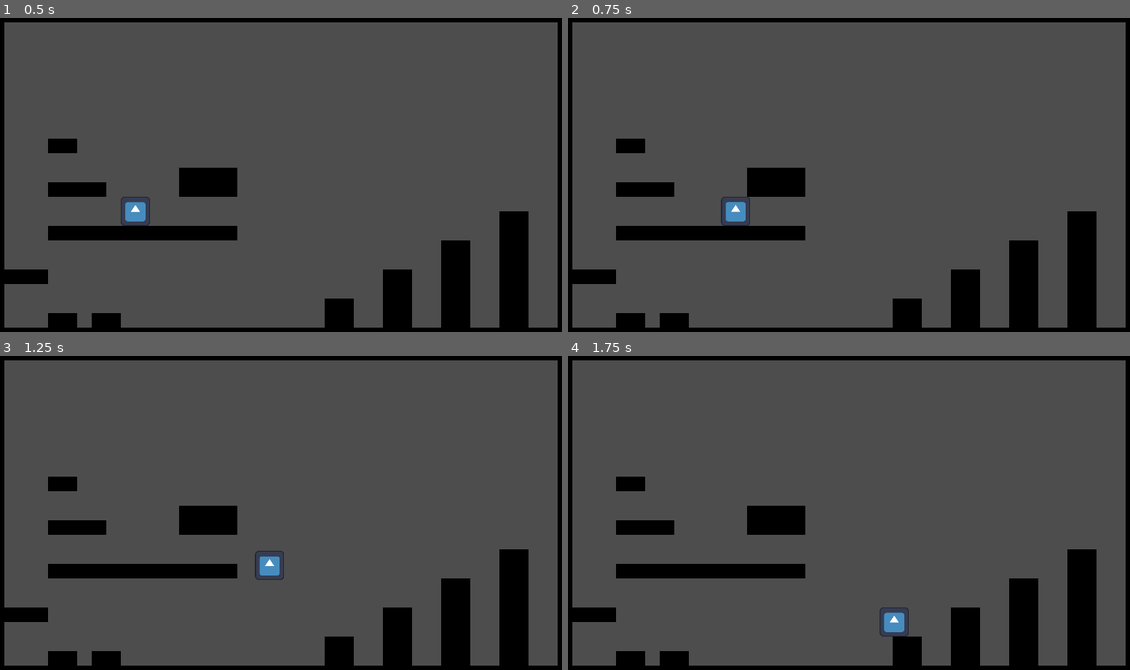
Above: before the commit, frames 1-4 (two rows, left to right).
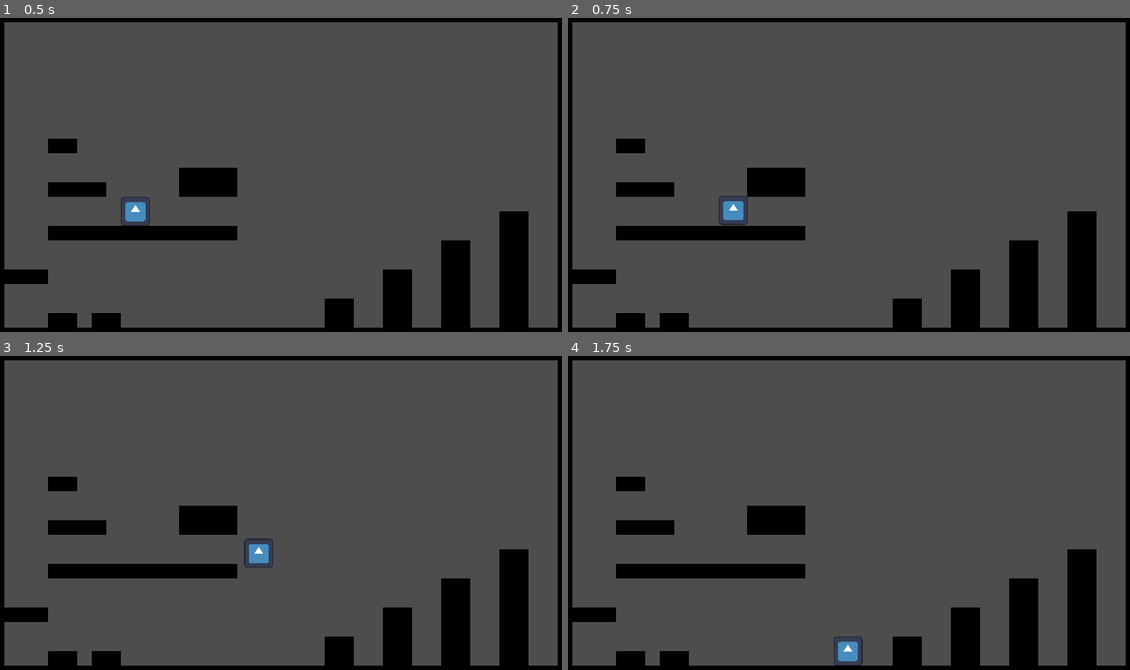
Above: after the commit, the same moments.

Repository: diego-escalante/GO2023-GrapplePack
Game: Godot game, scene res://world/world.tscn
Same seed, same stepped clock (60 frames per second), same inputs: the game is played once before the commit and once after it. The engine's default icon, where the game draws it, is replaced by a stand-in: a white triangle on a blue panel in a dark square.
Inputs (mouse positions are in pixels of both pictures, inside the frame that each line leads up to):
- Up to frame 1 (0.5 s): no input
- Up to frame 2 (0.75 s): tap Enter at 0.5 s; move the mouse to (978, 156) at 0.52 s; hold D (right) from 0.53 s (still down); click (978, 156) at 0.6 s
- Up to frame 3 (1.25 s): keep holding D (right); tap Space (jump) at 0.77 s
- Up to frame 4 (1.75 s): keep holding D (right); move the mouse to (730, 525) at 1.27 s; click (730, 525) at 1.35 s; tap Space (jump) at 1.52 s

Frame 1 is identical in both runs. In frame 2, 0.2% of the frame differs, in the area x 26-33%, y 56-67%; in frame 3, 0.5%; in frame 4, 0.6%, in the area x 47-61%, y 80-99%.

Commit message:
Add grappling state and grapple areas Grappling still needs work, but this is a reasonable state in which to commit

Diff:
--- /dev/null
+++ b/objects/grapple_area/grapple_area.gd
@@ -0,0 +1,41 @@
+extends Area2D
+class_name GrappleArea
+
+var collision_shape: CollisionShape2D
+
+func _ready() -> void:
+	var candidate := find_child("CollisionShape2D")
+	if candidate is CollisionShape2D:
+		collision_shape = candidate
+	else:
+		push_error("(%s) GrappleArea has no CollisionShape2D child, and will be deleted." % get_path())
+		queue_free()
+		return
+
+	var shape := collision_shape.shape
+	if shape == null:
+		push_error("(%s) GrappleArea's CollisionShape2D has no shape attached to it, and will be deleted." % get_path())
+		queue_free()
+		return
+
+	if not shape is CapsuleShape2D and not shape is CircleShape2D:
+		push_error("(%s) GrappleArea's CollisionShape2D's shape is not a Capsule or a Circle, and will be deleted." % get_path())
+		queue_free()
+
+
+func get_grapple_point() -> Vector2:
+	var shape := collision_shape.shape
+	var center := collision_shape.global_position
+
+	# Grapple Area is a capsule, the grapple point is somewhere *in* the imaginary line in the
+	# center of the capsule.
+	if shape is CapsuleShape2D:
+		var capsule := shape as CapsuleShape2D
+		var offset := Vector2(0, capsule.height / 2 - capsule.radius).rotated(collision_shape.global_rotation)
+		print("offset: %s" % offset)
+		var p1 = center - offset
+		var p2 = center + offset
+		return Geometry2D.get_closest_point_to_segment(get_global_mouse_position(), p1, p2)
+
+	# Grapple Area is a circle, the grapple point is the center.
+	return center
--- /dev/null
+++ b/objects/grapple_area/grapple_area.tscn
@@ -0,0 +1,6 @@
+[gd_scene load_steps=2 format=3 uid="uid://cujqblnawqesf"]
+
+[ext_resource type="Script" path="res://objects/grapple_area/grapple_area.gd" id="1_w8dn6"]
+
+[node name="GrappleArea" type="Area2D"]
+script = ExtResource("1_w8dn6")
--- a/player/player_movement.gd
+++ b/player/player_movement.gd
@@ -1,8 +1,11 @@
 extends CharacterBody2D
 class_name PlayerMovement
 
+enum State {FREE, GRAPPLED}
+
 @export var input_enabled := true
 
+@export_category("Platforming Parameters")
 @export var _run_speed := 7.0
 @export var _time_to_run_speed := 0.1
 @export var _jump_height := 1.5
@@ -10,12 +13,24 @@
 @export var _jump_min_height :=  0.5
 @export var _fall_distance := 1.2
 
+@export_category("Grappling Parameters")
+@export var grapple_enabled := true
+@export var _grapple_speed := 40.0
+@export var _time_to_grapple_speed := 0.2
+@export var _post_grapple_velocity := Vector2.UP * 15 * GameConsts.PIXELS_PER_UNIT
+
+var _state := State.FREE
+var _grapple_point: Vector2
+var _current_grapple_speed: float
+
+# TODO: I don't think these need to be @onready
 @onready var _acceleration := (_run_speed / _time_to_run_speed) if _time_to_run_speed > 0 else -1.0
 @onready var _jump_speed := 2 * _jump_height * _run_speed / _jump_distance
 @onready var _jump_gravity := 2 * _jump_height * pow(_run_speed, 2) / pow(_jump_distance, 2)
 @onready var _jump_min_gravity := pow(_jump_speed, 2) / (2 * _jump_min_height)
 @onready var _fall_gravity := 2 * _jump_height * pow(_run_speed, 2) / pow(_fall_distance, 2)
 @onready var _current_gravity := _jump_gravity
+@onready var _grapple_acceleration := (_grapple_speed / _time_to_grapple_speed) if _time_to_grapple_speed > 0 else -1.0
 
 @onready var _jump_buffer_timer := $JumpBufferTimer as Timer
 @onready var _coyote_timer := $CoyoteTimer as Timer
@@ -23,6 +38,20 @@
 func _physics_process(delta: float) -> void:
 	# Read input from the player.
 	var input := _read_input() if input_enabled else {}
+
+	match _state:
+		State.FREE:
+			_free_physics_process(delta, input)
+		State.GRAPPLED:
+			_grappled_physics_process(delta, input)
+
+
+func _free_physics_process(delta: float, input: Dictionary) -> void:
+
+	# If the player grapples, switch states.
+	if grapple_enabled and input.get("grapple_pressed", false):
+		_transition_state_from_free_to_grappled(input.get("grapple_point"))
+		return
 
 	# Register jumps in the jump buffer.
 	_update_jump_buffer(input.get("jump_pressed", false))
@@ -43,12 +72,45 @@
 	_update_coyote_timer()
 
 
+func _grappled_physics_process(delta: float, input: Dictionary) -> void:
+	# TODO: Transition back to free should retain previous velocity (cache it somewhere) if the
+	#   grapple fails.
+
+	_current_grapple_speed = min(_current_grapple_speed + _grapple_acceleration * delta, _grapple_speed)
+	velocity = position.direction_to(_grapple_point) * _current_grapple_speed * GameConsts.PIXELS_PER_UNIT
+
+	if _can_reach_target_this_frame(delta, _grapple_point):
+		_transition_state_from_grappled_to_free(true)
+		return
+	elif input.get("grapple_released", false):
+		_transition_state_from_grappled_to_free(false)
+		return
+
+	move_and_slide()
+
+
+func _transition_state_from_free_to_grappled(new_grapple_point: Vector2) -> void:
+	velocity = Vector2.ZERO
+	_grapple_point = new_grapple_point
+	_current_grapple_speed = 0
+	_state = State.GRAPPLED
+
+func _transition_state_from_grappled_to_free(reached_grapple_point: bool) -> void:
+	if reached_grapple_point:
+		position = _grapple_point
+		velocity = _post_grapple_velocity
+	_state = State.FREE
+
+
 # Reads the player's input and packages it up into a dictionary for use in this frame.
 func _read_input() -> Dictionary:
 	return {
 		"h_axis": Input.get_axis("left", "right"),
 		"jump_pressed": Input.is_action_just_pressed("jump"),
 		"jump_released": Input.is_action_just_released("jump"),
+		"grapple_pressed": Input.is_action_just_pressed("grapple"),
+		"grapple_released": Input.is_action_just_released("grapple"),
+		"grapple_point": get_global_mouse_position(),
 	}
 
 
@@ -91,3 +153,8 @@
 func _update_coyote_timer() -> void:
 	if is_on_floor():
 		_coyote_timer.start()
+
+
+func _can_reach_target_this_frame(delta:float, target: Vector2) -> bool:
+	# Note that this an oversimplification: It ignores the velocity's direction.
+	return position.distance_to(target) < velocity.length() * delta
--- a/project.godot
+++ b/project.godot
@@ -43,7 +43,14 @@
 }
 jump={
 "deadzone": 0.5,
-"events": [Object(InputEventKey,"resource_local_to_scene":false,"resource_name":"","device":-1,"window_id":0,"alt_pressed":false,"shift_pressed":false,"ctrl_pressed":false,"meta_pressed":false,"pressed":false,"keycode":0,"physical_keycode":32,"key_label":0,"unicode":32,"echo":false,"script":null)
+"events": [Object(InputEventKey,"resource_local_to_scene":false,"resource_name":"","device":-1,"window_id":0,"alt_pressed":false,"shift_pressed":false,"ctrl_pressed":false,"meta_pressed":false,"pressed":false,"keycode":0,"physical_keycode":87,"key_label":0,"unicode":119,"echo":false,"script":null)
+, Object(InputEventKey,"resource_local_to_scene":false,"resource_name":"","device":-1,"window_id":0,"alt_pressed":false,"shift_pressed":false,"ctrl_pressed":false,"meta_pressed":false,"pressed":false,"keycode":0,"physical_keycode":4194320,"key_label":0,"unicode":0,"echo":false,"script":null)
+, Object(InputEventKey,"resource_local_to_scene":false,"resource_name":"","device":-1,"window_id":0,"alt_pressed":false,"shift_pressed":false,"ctrl_pressed":false,"meta_pressed":false,"pressed":false,"keycode":0,"physical_keycode":32,"key_label":0,"unicode":32,"echo":false,"script":null)
+]
+}
+grapple={
+"deadzone": 0.5,
+"events": [Object(InputEventMouseButton,"resource_local_to_scene":false,"resource_name":"","device":-1,"window_id":0,"alt_pressed":false,"shift_pressed":false,"ctrl_pressed":false,"meta_pressed":false,"button_mask":0,"position":Vector2(0, 0),"global_position":Vector2(0, 0),"factor":1.0,"button_index":1,"canceled":false,"pressed":false,"double_click":false,"script":null)
 ]
 }
 
--- a/world/world.tscn
+++ b/world/world.tscn
@@ -1,7 +1,8 @@
-[gd_scene load_steps=5 format=3 uid="uid://dhpnel4052tqj"]
+[gd_scene load_steps=8 format=3 uid="uid://dhpnel4052tqj"]
 
 [ext_resource type="Texture2D" uid="uid://dm4tr58un6aml" path="res://16x16.png" id="1_uhlyf"]
 [ext_resource type="PackedScene" uid="uid://blwf38bh4id4k" path="res://player/player.tscn" id="2_6deeh"]
+[ext_resource type="PackedScene" uid="uid://cujqblnawqesf" path="res://objects/grapple_area/grapple_area.tscn" id="3_3k67p"]
 
 [sub_resource type="TileSetAtlasSource" id="TileSetAtlasSource_r0j2w"]
 texture = ExtResource("1_uhlyf")
@@ -16,6 +17,13 @@
 physics_layer_0/collision_mask = 0
 sources/0 = SubResource("TileSetAtlasSource_r0j2w")
 
+[sub_resource type="CircleShape2D" id="CircleShape2D_d5mwl"]
+radius = 16.0
+
+[sub_resource type="CapsuleShape2D" id="CapsuleShape2D_k66do"]
+radius = 16.0
+height = 132.0
+
 [node name="world" type="TileMap"]
 tile_set = SubResource("TileSet_de25a")
 format = 2
@@ -23,3 +31,16 @@
 
 [node name="Player" parent="." instance=ExtResource("2_6deeh")]
 position = Vector2(160, 112)
+
+[node name="GrappleArea" parent="." instance=ExtResource("3_3k67p")]
+position = Vector2(244, 76)
+
+[node name="CollisionShape2D" type="CollisionShape2D" parent="GrappleArea"]
+shape = SubResource("CircleShape2D_d5mwl")
+
+[node name="GrappleArea2" parent="." instance=ExtResource("3_3k67p")]
+position = Vector2(444, 76)
+
+[node name="CollisionShape2D" type="CollisionShape2D" parent="GrappleArea2"]
+rotation = -0.785398
+shape = SubResource("CapsuleShape2D_k66do")
